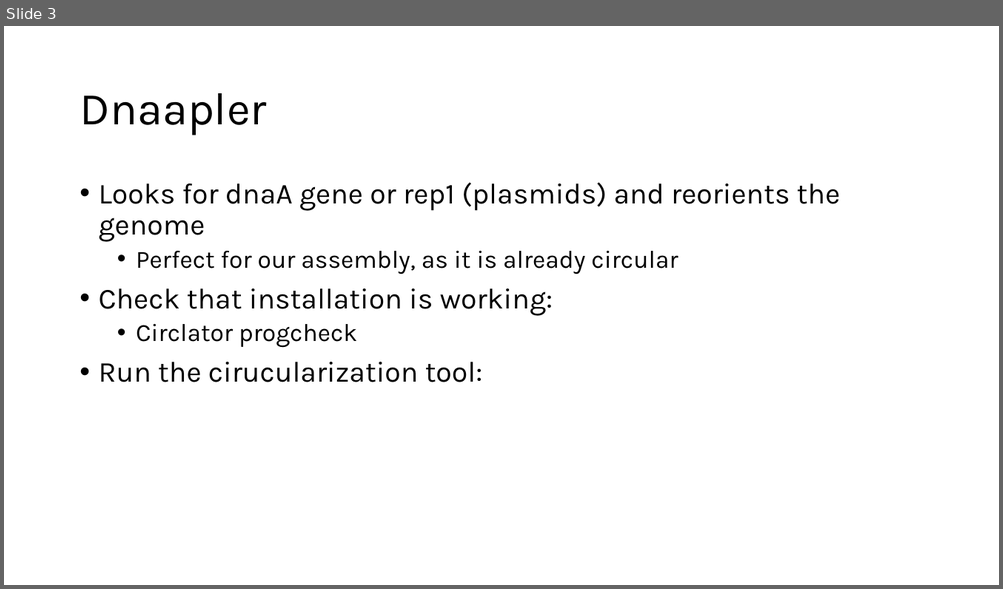
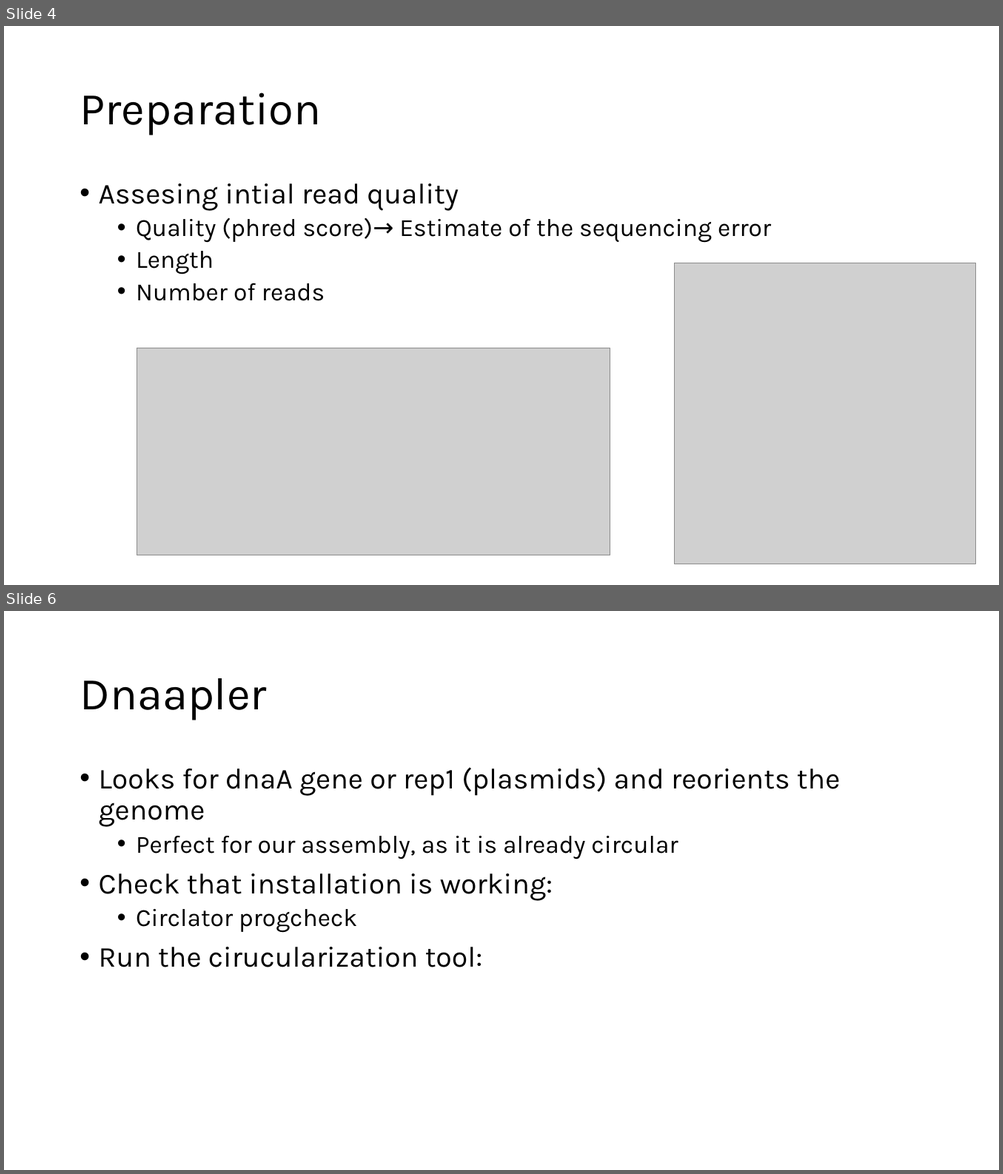
Before and after one commit to pabloati/MAC_WGS, a slide deck: Assembly_and_annotation.pptx. Shown one above the other, each under a label of ours: slide 3 before the commit, slides 4 and 6 after it; the slides between them are not shown. The pictures are 1003x589 and 1003x1174 pixels, drawn with LibreOffice and Linux fonts; fonts in the diff are those of the drawing; grey boxes stand for pictures. Boxes give left, top, right and bottom in pixels: in the first picture for what was removed or moved away, otherwise in the second. Text is boxed around its words. In the diff, an @@ line names an element or a change of style, - is before the commit and + after.

```diff
--- a/Assembly_and_annotation.pptx
+++ b/Assembly_and_annotation.pptx
@@ slide 4 added at (4, 26, 999, 585), background #FFFFFF @@
@@ title added at (79, 93, 321, 136), 44 pt, text #000000 @@
+Preparation
@@ text added at (99, 184, 771, 301), 24 pt, text #000000 @@
+• Assesing intial read quality
+  • Quality (phred score)→ Estimate of the sequencing error
+  • Length
+  • Number of reads
@@ picture added at (674, 264, 976, 565) @@
@@ picture added at (136, 349, 610, 556) @@
@@ what was slide 3 is now slide 6 @@
```
Also in this commit, not shown: 1 slide changed, 5 other slides added, 4 other files.
